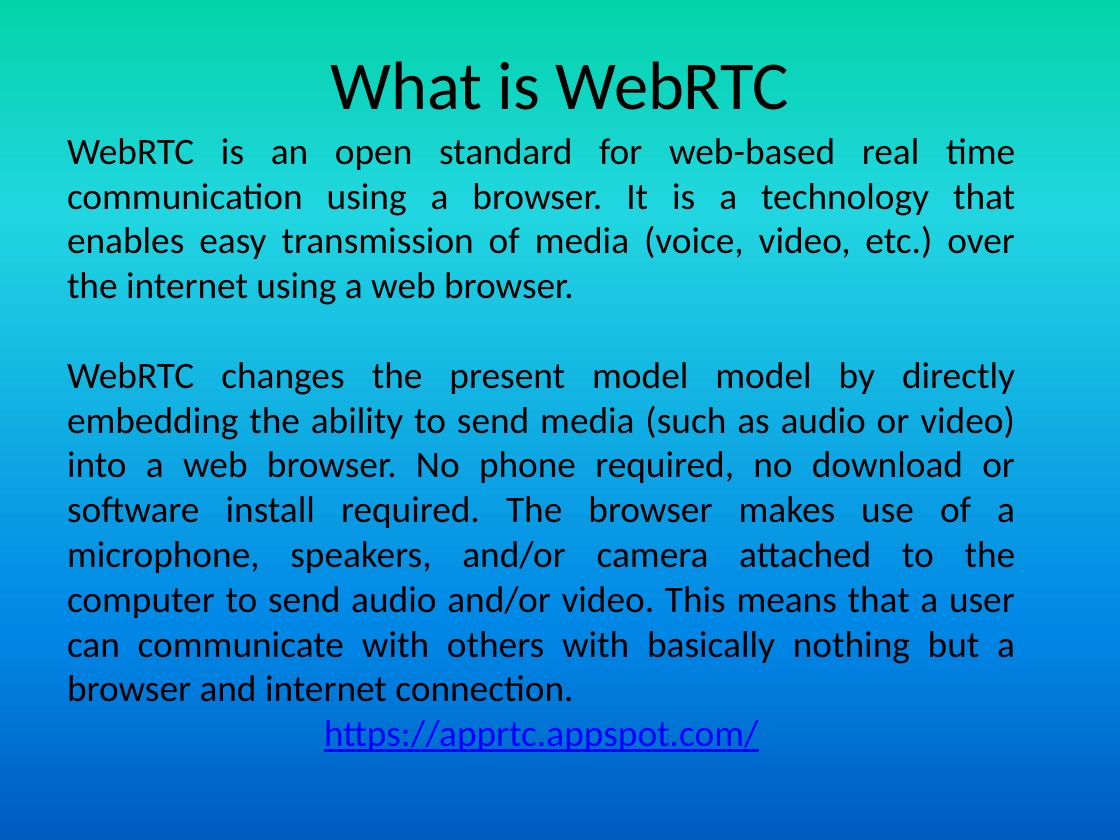
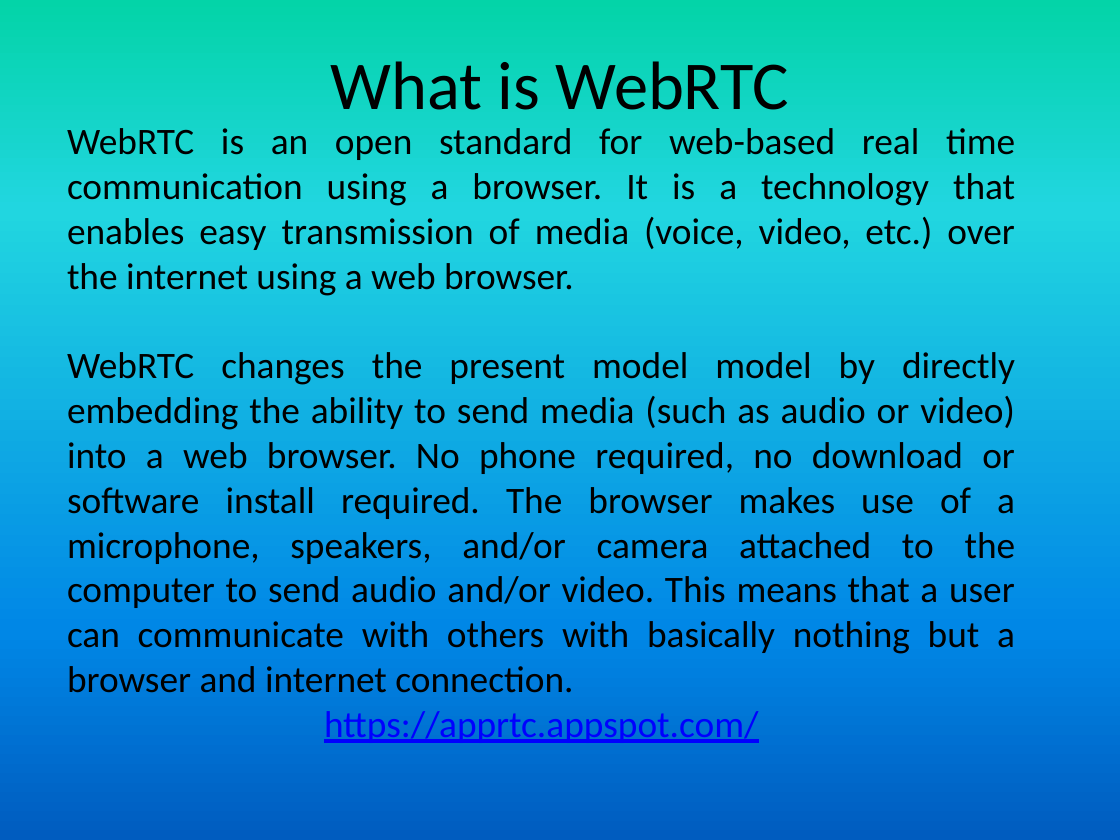
Before and after one commit to girishsukukumar/RTOS, a slide deck: slide 16 of RTOS-11 Real Time communication-3.pptx. Drawn at 1120x840 pixels with LibreOffice and Linux fonts; fonts in the diff are those of the drawing. Boxes give left, top, right and bottom in pixels: in the first picture for what was removed or moved away, otherwise in the second. Text is boxed around its words. In the diff, an @@ line names an element or a change of style, - is before the commit and + after.

```diff
--- a/RTOS-11 Real Time communication-3.pptx
+++ b/RTOS-11 Real Time communication-3.pptx
@@ text "WebRTC is an open standard ...": place and size @@
-text "WebRTC is an open standard ..." at box(67, 138, 1016, 752)
+text "WebRTC is an open standard ..." at box(67, 128, 1016, 743)
```
Also in this commit, not shown: 2 other files.
